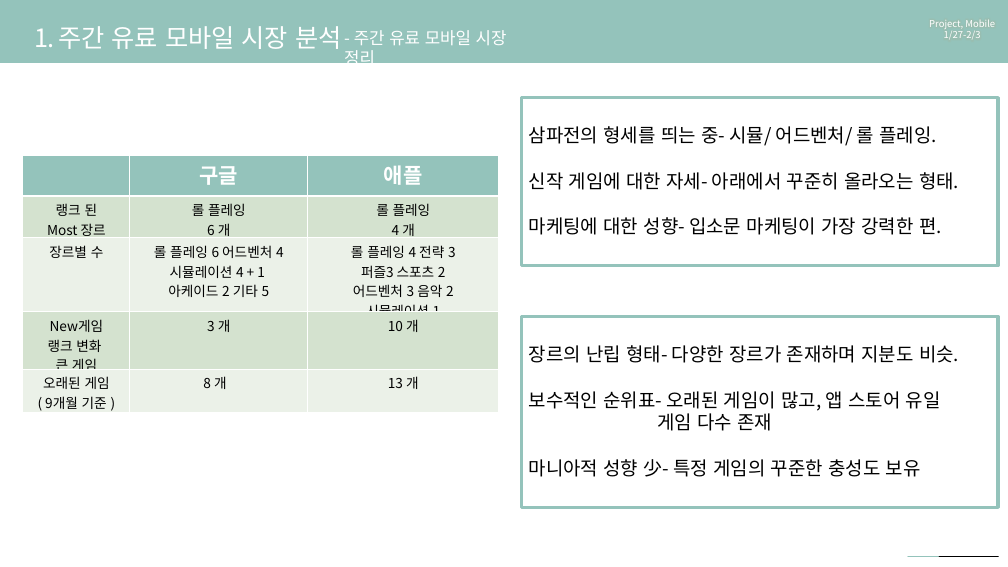
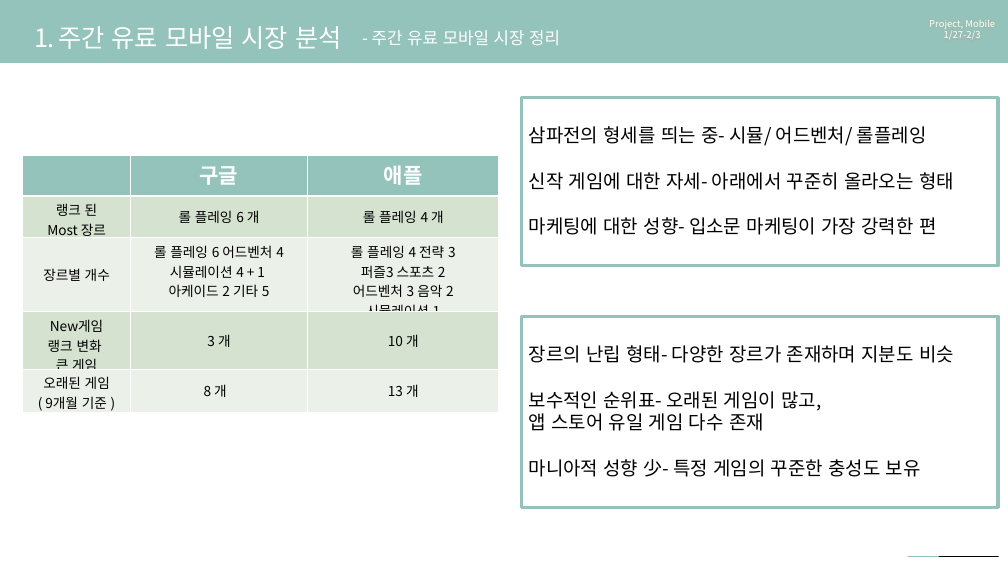
Before and after one commit to nohyunjil/portfolio, a slide deck: slide 7 of 모바일게임시장분석 _ cat hands/시장조사 1주차 _ cat hands 완성본.pptx. Drawn at 1008x567 pixels with LibreOffice and Linux fonts; fonts in the diff are those of the drawing; background and template pictures are left out. Boxes give left, top, right and bottom in pixels: in the first picture for what was removed or moved away, otherwise in the second. Text is boxed around its words. In the diff, an @@ line names an element or a change of style, - is before the commit and + after.

Commit message:
23.06.02
시장분석 수정

```diff
--- a/모바일게임시장분석 _ cat hands/시장조사 1주차 _ cat hands 완성본.pptx
+++ b/모바일게임시장분석 _ cat hands/시장조사 1주차 _ cat hands 완성본.pptx
@@ text "- 주간 유료 모바일 시장 ..." rewrapped from (344, 30, 507, 69) to (372, 30, 560, 45) @@
@@ text in rectangle at (529, 126, 954, 235): text changed @@
-삼파전의 형세를 띄는 중- 시뮬/ 어드벤처/ 롤 플레잉.
-신작 게임에 대한 자세- 아래에서 꾸준히 올라오는 형태.
-마케팅에 대한 성향- 입소문 마케팅이 가장 강력한 편.
+삼파전의 형세를 띄는 중- 시뮬/ 어드벤처/ 롤플레잉
+신작 게임에 대한 자세- 아래에서 꾸준히 올라오는 형태
+마케팅에 대한 성향- 입소문 마케팅이 가장 강력한 편
@@ table at (23, 156, 499, 413) @@
-row 2, column 2: 롤 플레잉 / 6 개
+row 2, column 2: 롤 플레잉 6 개
-row 2, column 3: 롤 플레잉 / 4 개
+row 2, column 3: 롤 플레잉 4 개
-row 3, column 1: 장르별 수
+row 3, column 1: 장르별 개수
@@ text in rectangle at (529, 345, 954, 431): text changed @@
-장르의 난립 형태- 다양한 장르가 존재하며 지분도 비슷.
-보수적인 순위표- 오래된 게임이 많고, 앱 스토어 유일
-게임 다수 존재
+장르의 난립 형태- 다양한 장르가 존재하며 지분도 비슷
+보수적인 순위표- 오래된 게임이 많고,
+앱 스토어 유일 게임 다수 존재
```
Also in this commit, not shown: 13 other slides changed.
